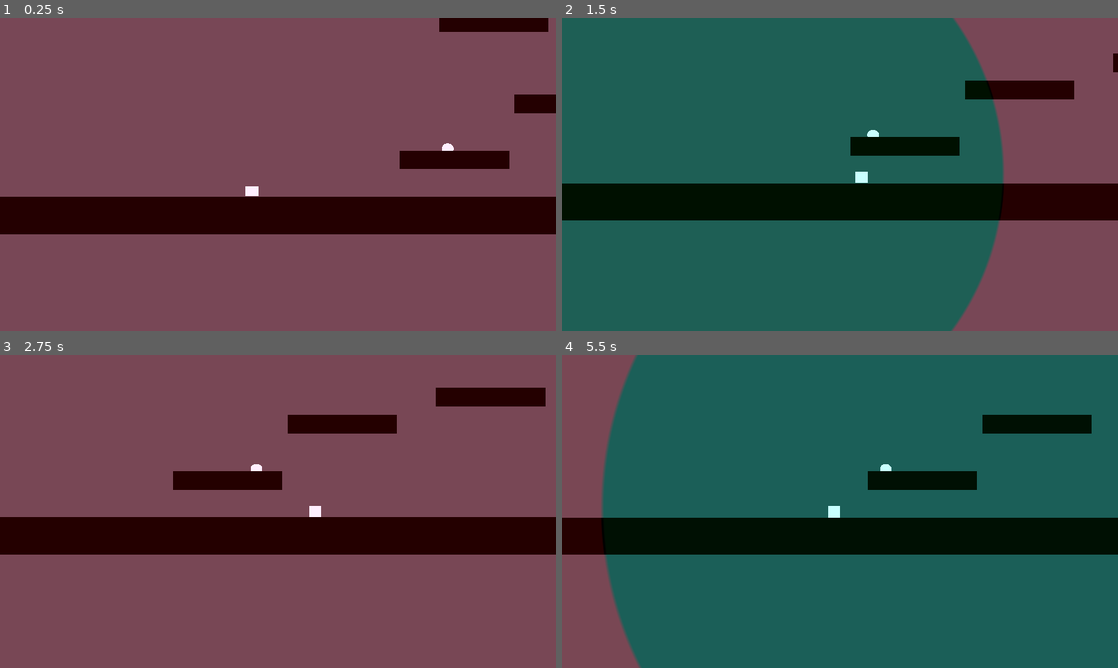
Above: before the commit, frames 1-4 (two rows, left to right).
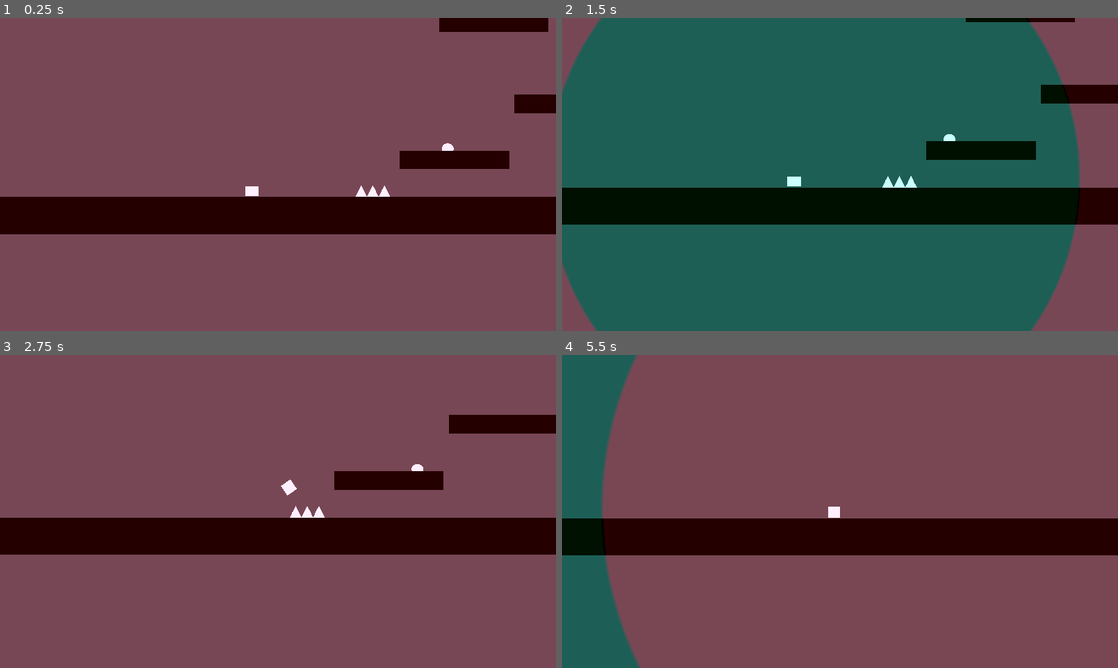
Above: after the commit, the same moments.

Repository: noc7c9/dye-dont-die
Game: Godot game, scene res://Main.tscn
The game is run twice, just before and just after one commit, with the same random seed, the same clock (stepped at 60 frames per second) and the same inputs.
Inputs:
- Up to frame 1 (0.25 s): no input
- Up to frame 2 (1.5 s): tap Enter at 0.5, 1.35 s; hold Right (move_right) 0.53-1.28 s; hold Shift 0.53-1.28 s; tap Space (jump) at 0.77 s; hold S from 1.28 s (still down)
- Up to frame 3 (2.75 s): tap Space (jump) at 1.52 s; release S at 2.03 s; hold Right (move_right) from 2.03 s (still down); hold Shift from 2.03 s (still down)
- Up to frame 4 (5.5 s): release Right (move_right) at 2.78 s; release Shift at 2.78 s; hold W 2.78-3.53 s; tap Enter at 2.85, 4.35 s; tap Space (jump) at 3.02, 3.77, 4.52 s; hold Shift 3.53-4.28 s; hold Left (move_left) 3.53-5.03 s; hold S from 5.03 s (still down); hold Shift from 5.03 s (still down)

The runs differ from the first frame. In frame 1, 0.1% of the frame differs, in the area x 64-71%, y 53-58%; in frame 2, 20%; in frame 3, 6.4%; in frame 4, 100%, in the area x 0-100%, y 0-100%.

Commit message:
Create spikes

Diff:
--- a/Main.tscn
+++ b/Main.tscn
@@ -1,10 +1,11 @@
-[gd_scene load_steps=6 format=2]
+[gd_scene load_steps=7 format=2]
 
 [ext_resource path="res://src/Player/Player.tscn" type="PackedScene" id=1]
 [ext_resource path="res://src/ColorBubbleManager/ColorBubbleManager.tscn" type="PackedScene" id=2]
 [ext_resource path="res://src/Goomba/Goomba.tscn" type="PackedScene" id=3]
 [ext_resource path="res://src/Player/PlayerDead.tscn" type="PackedScene" id=4]
 [ext_resource path="res://src/Platform/Platform.tscn" type="PackedScene" id=5]
+[ext_resource path="res://src/Spikes/Spikes.tscn" type="PackedScene" id=6]
 
 [node name="Main" type="Node2D"]
 
@@ -133,3 +134,6 @@
 [node name="platform21" parent="." instance=ExtResource( 5 )]
 position = Vector2( 1606, -927 )
 scale = Vector2( 2.95028, 0.502724 )
+
+[node name="Spikes" parent="." instance=ExtResource( 6 )]
+position = Vector2( 302, 318 )
--- /dev/null
+++ b/src/Spikes/Spikes.gd
@@ -0,0 +1,21 @@
+class_name Spikes
+
+extends Area2D
+
+const SPRITE_WIDTH: int = 64
+const RECT_WIDTH: int = 10
+
+onready var sprite: Sprite = $Sprite
+onready var collision_shape: CollisionShape2D = $CollisionShape2D
+
+func init(width: int):
+    collision_shape.shape.extents.x = width * RECT_WIDTH
+    sprite.region_rect.end.x = width * SPRITE_WIDTH
+
+func _ready():
+    init(3)
+    assert(connect('body_entered', self, '_on_body_entered') == OK)
+
+func _on_body_entered(body):
+    if not body.is_in_group('player'): return
+    body.die()
--- /dev/null
+++ b/src/Spikes/Spikes.tscn
@@ -0,0 +1,18 @@
+[gd_scene load_steps=4 format=2]
+
+[ext_resource path="res://src/Spikes/Spikes.png" type="Texture" id=1]
+[ext_resource path="res://src/Spikes/Spikes.gd" type="Script" id=2]
+
+[sub_resource type="RectangleShape2D" id=1]
+
+[node name="Spikes" type="Area2D"]
+script = ExtResource( 2 )
+
+[node name="Sprite" type="Sprite" parent="."]
+scale = Vector2( 0.313, 0.313 )
+texture = ExtResource( 1 )
+region_enabled = true
+region_rect = Rect2( 0, 0, 64, 64 )
+
+[node name="CollisionShape2D" type="CollisionShape2D" parent="."]
+shape = SubResource( 1 )
Binary file added: src/Spikes/Spikes.png
Not shown, added: src/Spikes/Spikes.png.import
